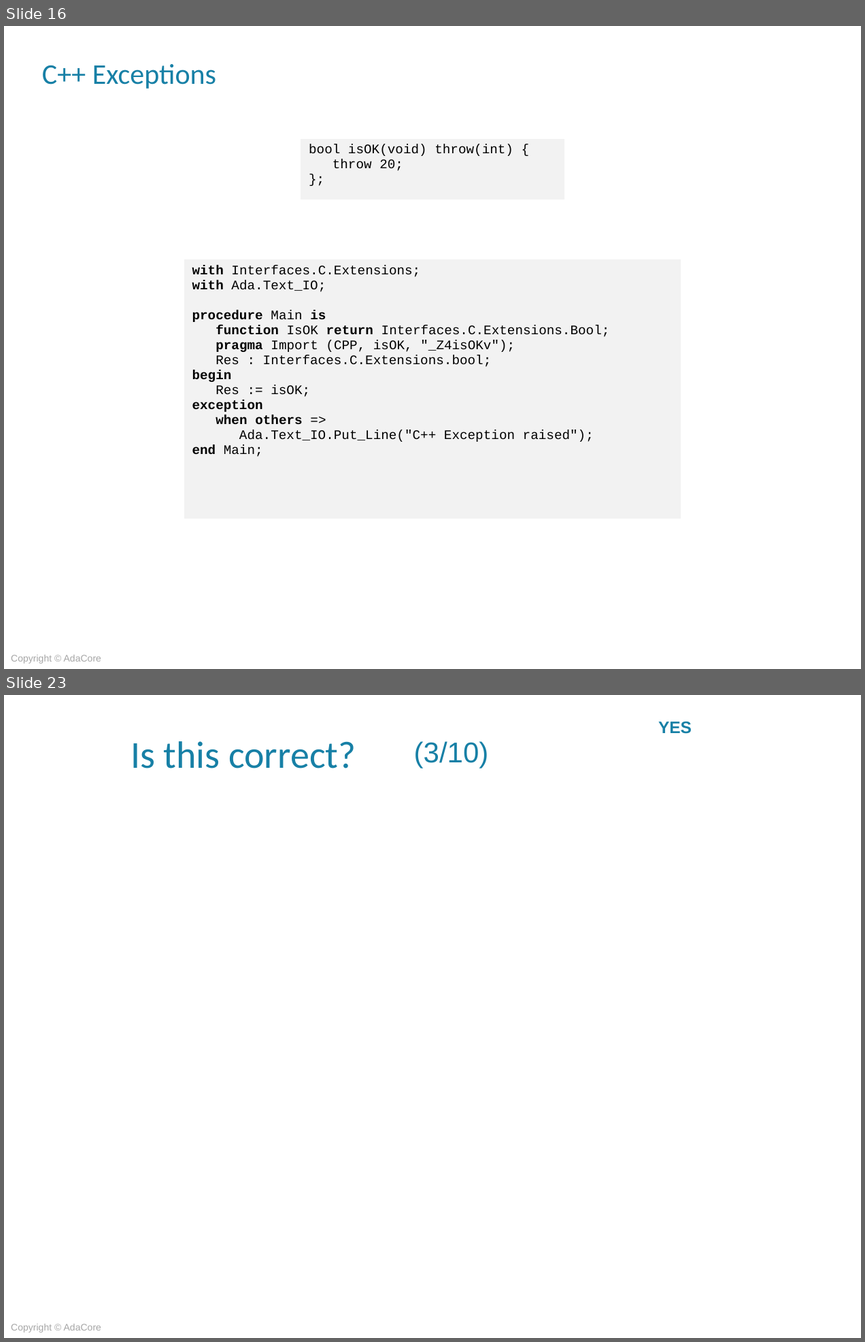
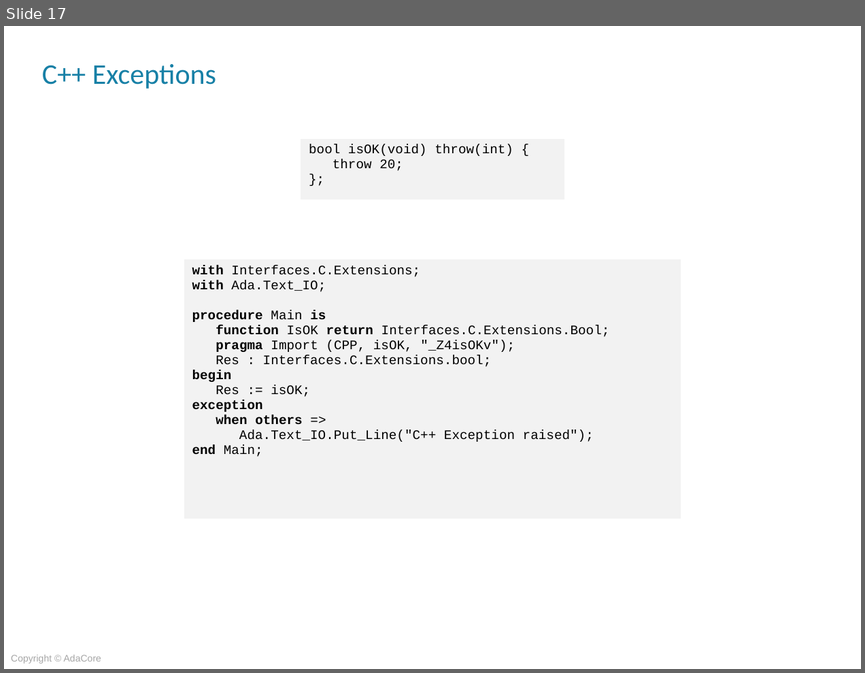
Before and after one commit to AdaCoreU/Courses, a slide deck: lectures/04_Mixed_Language_Programming_In_Ada/03_Ada_and_C++/Slides/03_Ada_and_C++.pptx. Shown one above the other, each under a label of ours: slides 16 and 23 before the commit, slide 17 after it; the slides between them are not shown. The pictures are 865x1342 and 865x673 pixels, drawn with LibreOffice and Linux fonts; fonts in the diff are those of the drawing; background and template pictures are left out. Boxes give left, top, right and bottom in pixels: in the first picture for what was removed or moved away, otherwise in the second. Text is boxed around its words. In the diff, an @@ line names an element or a change of style, - is before the commit and + after.

```diff
--- a/lectures/04_Mixed_Language_Programming_In_Ada/03_Ada_and_C++/Slides/03_Ada_and_C++.pptx
+++ b/lectures/04_Mixed_Language_Programming_In_Ada/03_Ada_and_C++/Slides/03_Ada_and_C++.pptx
@@ slide 23 removed at [4,695,861,1338], background picture (left out); not listed: 1 template element that a slide beside it also shows @@
@@ text removed at [658,722,691,734] @@
-YES
@@ text removed at [130,741,356,768] @@
-Is this correct?
@@ title removed at [414,741,489,768] @@
-(3/10)
@@ what was slide 16 is now slide 17 @@
```
Also in this commit, not shown: 2 slides changed, 9 slides added, 7 other slides removed.
